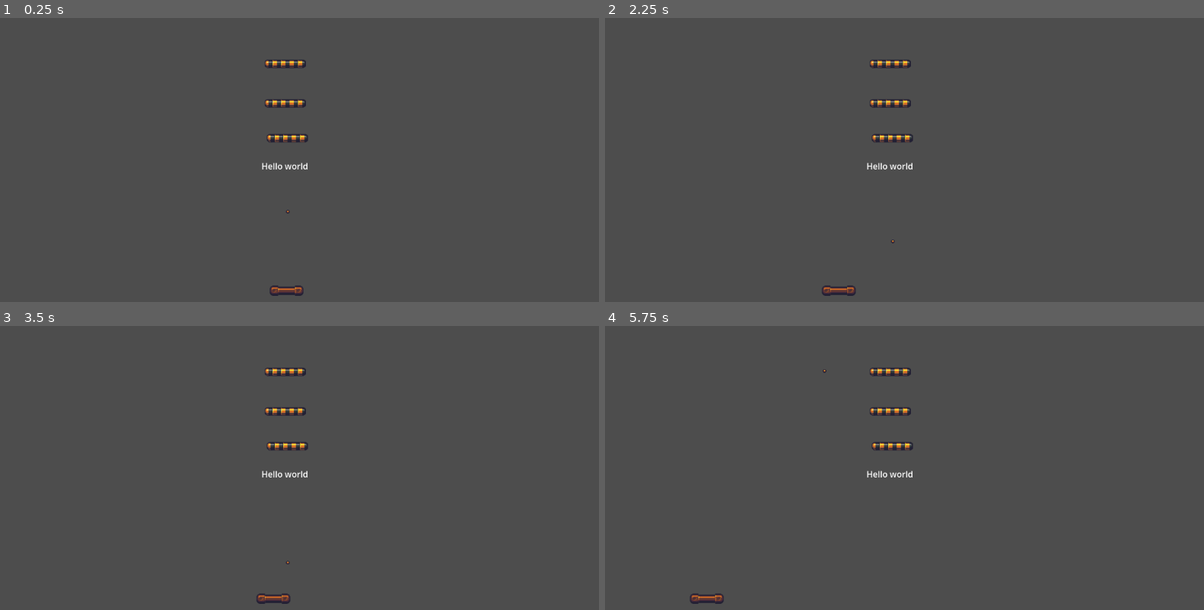
Above: before the commit, frames 1-4 (two rows, left to right).
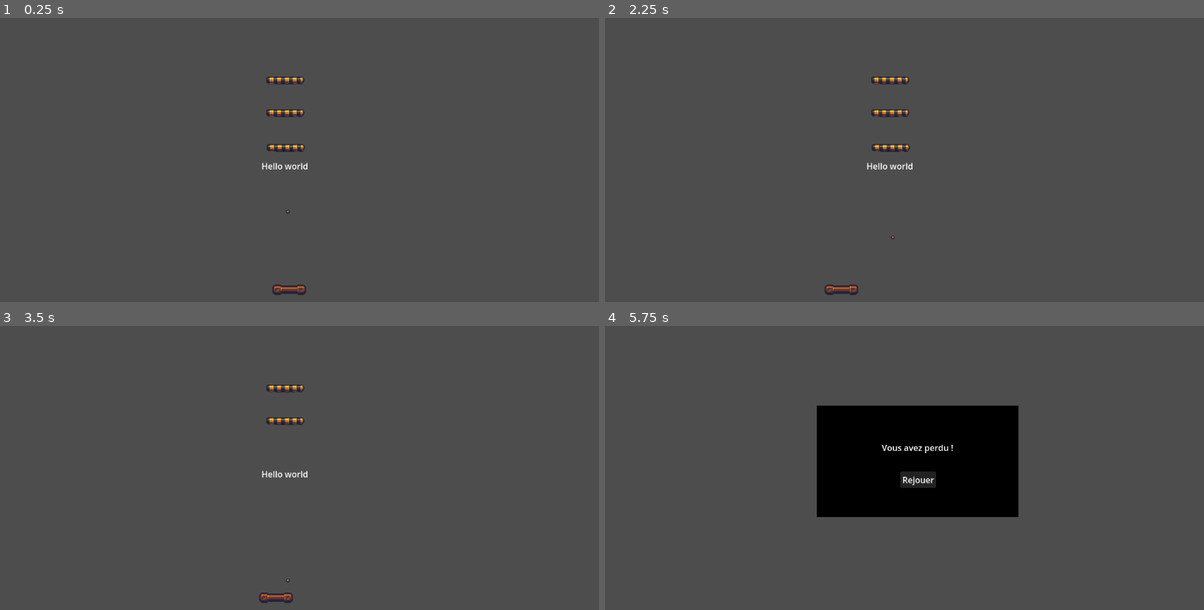
Above: after the commit, the same moments.

Repository: 34lks66/R5.A.06-Godot
Game: Godot game, scene res://casse-briques/main.tscn
The game is run twice, just before and just after one commit, with the same random seed, the same clock (stepped at 60 frames per second) and the same inputs.
Inputs:
- Up to frame 1 (0.25 s): no input
- Up to frame 2 (2.25 s): tap Enter at 0.5 s; hold Right (p1_right) 0.53-1.25 s; click "Rejouer" at 1.25 s; tap Space at 2 s; hold Left (p1_left) from 2.03 s (still down)
- Up to frame 3 (3.5 s): tap Enter at 2.75 s; release Left (p1_left) at 2.78 s; hold Right (p1_right) from 2.78 s (still down)
- Up to frame 4 (5.75 s): tap Space at 3.5, 5 s; tap Enter at 4.25 s; release Right (p1_right) at 4.28 s; hold Left (p1_left) from 4.28 s (still down)

The runs differ from the first frame. In frame 1, 1.1% of the frame differs, in the area x 44-52%, y 14-98%; in frame 2, 1.1%; in frame 3, 1.0%; in frame 4, 14%, in the area x 14-69%, y 14-98%.

Commit message:
creation destructible bricks

Diff:
--- a/tp-casse-briques/brick/brick.gd
+++ b/tp-casse-briques/brick/brick.gd
@@ -1,14 +1,16 @@
-extends RigidBody2D
+extends Area2D
 
 
 # Called when the node enters the scene tree for the first time.
 func _ready() -> void:
-	connect("body_entered", _on_body_entered)
+	pass # Replace with function body.
+
 
 # Called every frame. 'delta' is the elapsed time since the previous frame.
 func _process(delta: float) -> void:
 	pass
 
+
 func _on_body_entered(body):
 	if body.is_in_group("ball"):
-		queue_free()
+		get_parent().queue_free()
--- a/tp-casse-briques/brick/brick.tscn
+++ b/tp-casse-briques/brick/brick.tscn
@@ -1,28 +1,37 @@
-[gd_scene load_steps=4 format=3 uid="uid://dibiaistk5od8"]
+[gd_scene load_steps=6 format=3 uid="uid://bngmyrrx6ws6m"]
 
 [ext_resource type="Texture2D" uid="uid://cj1e0juynue8d" path="res://assets/more_breakout_pieces.png" id="1_1bmya"]
+[ext_resource type="Script" uid="uid://546trp4sw04" path="res://brick/brick.gd" id="2_84gwy"]
 
 [sub_resource type="PhysicsMaterial" id="PhysicsMaterial_1bmya"]
 friction = 0.0
 bounce = 1.0
 
 [sub_resource type="RectangleShape2D" id="RectangleShape2D_1bmya"]
-size = Vector2(83, 28)
+size = Vector2(76, 19)
 
-[node name="Brick" type="RigidBody2D"]
+[sub_resource type="RectangleShape2D" id="RectangleShape2D_84gwy"]
+size = Vector2(76, 17)
+
+[node name="Brick" type="StaticBody2D"]
 physics_material_override = SubResource("PhysicsMaterial_1bmya")
-gravity_scale = 0.0
-can_sleep = false
-freeze = true
-contact_monitor = true
-max_contacts_reported = 1
 
 [node name="Sprite2D" type="Sprite2D" parent="."]
-position = Vector2(553, 264)
+position = Vector2(549.0974, 286.37723)
+scale = Vector2(-0.9138588, 0.8679084)
 texture = ExtResource("1_1bmya")
 region_enabled = true
-region_rect = Rect2(672.87787, 207.91385, 77.73419, 16.528412)
+region_rect = Rect2(671.41016, 208.11708, 79.807495, 17.349442)
 
 [node name="CollisionShape2D" type="CollisionShape2D" parent="."]
-position = Vector2(555, 262)
+position = Vector2(548.09735, 284.87723)
 shape = SubResource("RectangleShape2D_1bmya")
+
+[node name="Area2D" type="Area2D" parent="."]
+script = ExtResource("2_84gwy")
+
+[node name="CollisionShape2D" type="CollisionShape2D" parent="Area2D"]
+position = Vector2(548.09735, 285.87723)
+shape = SubResource("RectangleShape2D_84gwy")
+
+[connection signal="body_entered" from="Area2D" to="Area2D" method="_on_body_entered"]
--- a/tp-casse-briques/casse-briques/main.tscn
+++ b/tp-casse-briques/casse-briques/main.tscn
@@ -6,25 +6,7 @@
 [ext_resource type="PackedScene" uid="uid://c0a1ihoeat7nq" path="res://mur/mur.tscn" id="4_ghjii"]
 [ext_resource type="PackedScene" uid="uid://c2sj5br7nbyv0" path="res://fosse/fosse.tscn" id="5_0eiif"]
 [ext_resource type="Script" uid="uid://dgyw6y8nhq2lg" path="res://fosse/fosse.gd" id="6_vaoxn"]
-[ext_resource type="PackedScene" uid="uid://dibiaistk5od8" path="res://brick/brick.tscn" id="7_ddf2j"]
-[ext_resource type="Script" uid="uid://c0trye3gcpufb" path="res://brick/brick.gd" id="8_a85rn"]
-
-[sub_resource type="GDScript" id="GDScript_a85rn"]
-script/source = "extends RigidBody2D
-
-
-# Called when the node enters the scene tree for the first time.
-func _ready() -> void:
-	connect(\"body_entered\", _on_body_entered)
-
-# Called every frame. 'delta' is the elapsed time since the previous frame.
-func _process(delta: float) -> void:
-	pass
-
-func _on_body_entered(body):
-	if body.is_in_group(\"ball\"):
-		queue_free()
-"
+[ext_resource type="PackedScene" uid="uid://bngmyrrx6ws6m" path="res://brick/brick.tscn" id="7_ddf2j"]
 
 [node name="Node2D" type="Node2D"]
 
@@ -36,7 +18,7 @@
 text = "Hello world"
 
 [node name="Raquette" parent="." instance=ExtResource("1_jdc37")]
-position = Vector2(2, 2)
+position = Vector2(7, 0)
 
 [node name="Balle" parent="." instance=ExtResource("2_jdc37")]
 position = Vector2(3, 1)
@@ -49,12 +31,10 @@
 script = ExtResource("6_vaoxn")
 
 [node name="Brick" parent="." instance=ExtResource("7_ddf2j")]
-script = ExtResource("8_a85rn")
+position = Vector2(1, -4)
+
+[node name="Brick2" parent="." instance=ExtResource("7_ddf2j")]
+position = Vector2(0, -132)
 
 [node name="Brick3" parent="." instance=ExtResource("7_ddf2j")]
-position = Vector2(-4, -141)
-script = SubResource("GDScript_a85rn")
-
-[node name="Brick2" parent="." instance=ExtResource("7_ddf2j")]
-position = Vector2(-4, -66)
-script = SubResource("GDScript_a85rn")
+position = Vector2(0, -70)
Not shown, changed: tp-casse-briques/brick/brick.gd.uid
Not shown: 1 places in tp-casse-briques/casse-briques/main.tscn that only renumber resources
